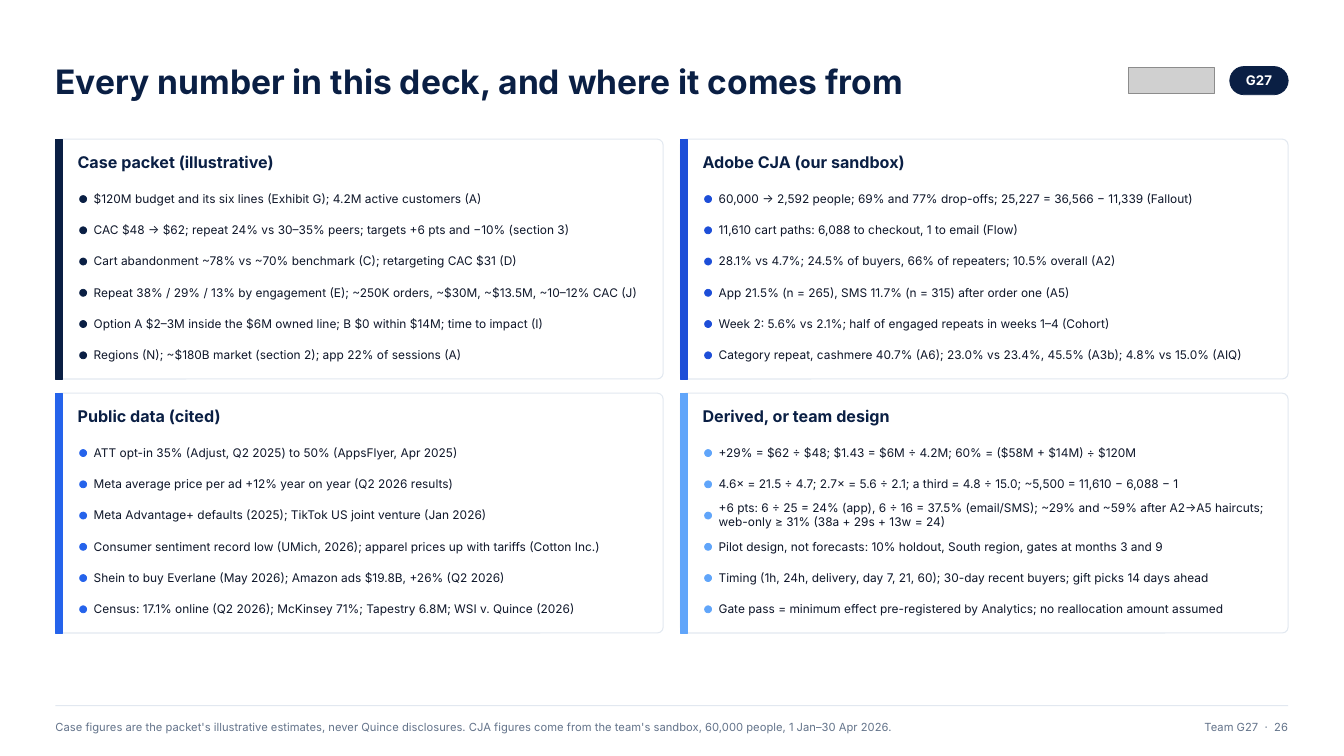
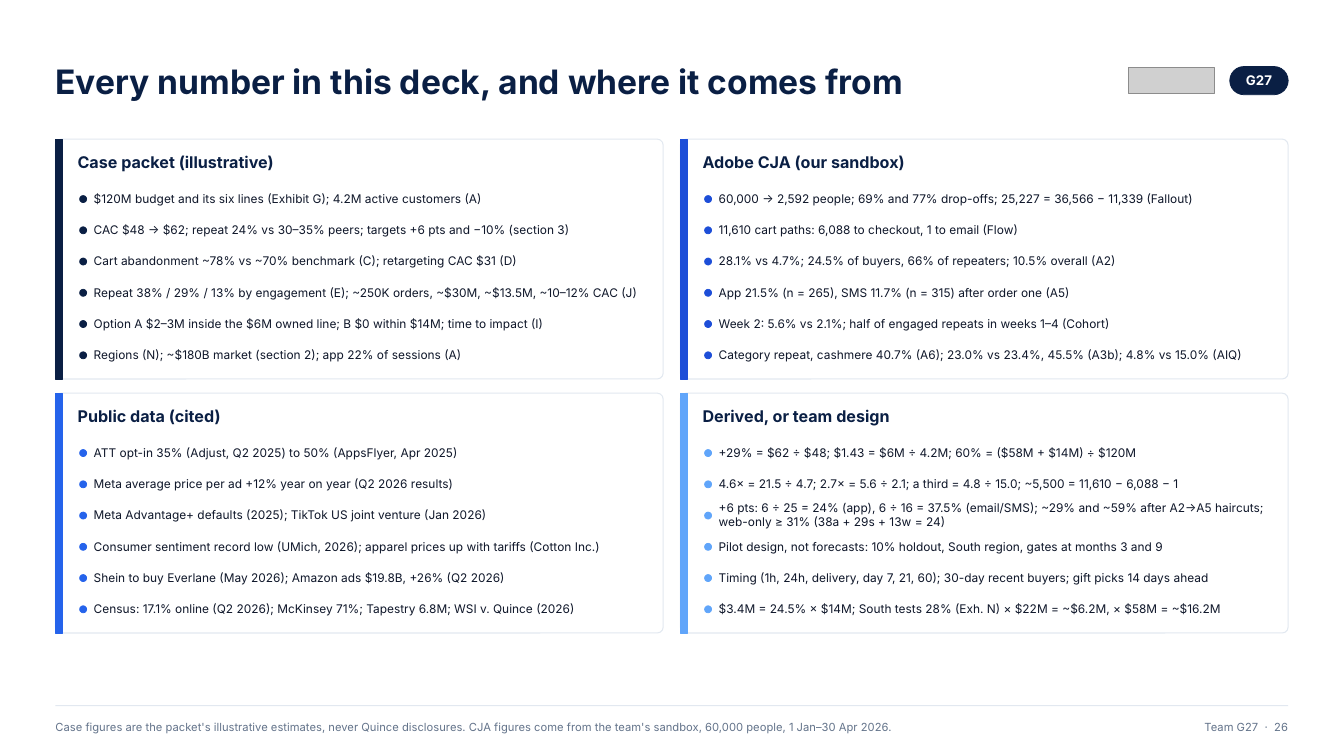
Before and after one commit to ANNYM25/Quince, a slide deck: slide 26 of deck/Team G27.pptx. Drawn at 1344x756 pixels with LibreOffice and Linux fonts; fonts in the diff are those of the drawing; grey boxes stand for pictures. Boxes give left, top, right and bottom in pixels: in the first picture for what was removed or moved away, otherwise in the second. Text is boxed around its words. In the diff, an @@ line names an element or a change of style, - is before the commit and + after.

```diff
--- a/deck/Team G27.pptx
+++ b/deck/Team G27.pptx
@@ text at [719, 603, 1221, 615]: text changed @@
-Gate pass = minimum effect pre-registered by Analytics; no reallocation amount assumed
+$3.4M = 24.5% × $14M; South tests 28% (Exh. N) × $22M = ~$6.2M, × $58M = ~$16.2M
```
Also in this commit, not shown: 3 other slides changed, 2 other files.
